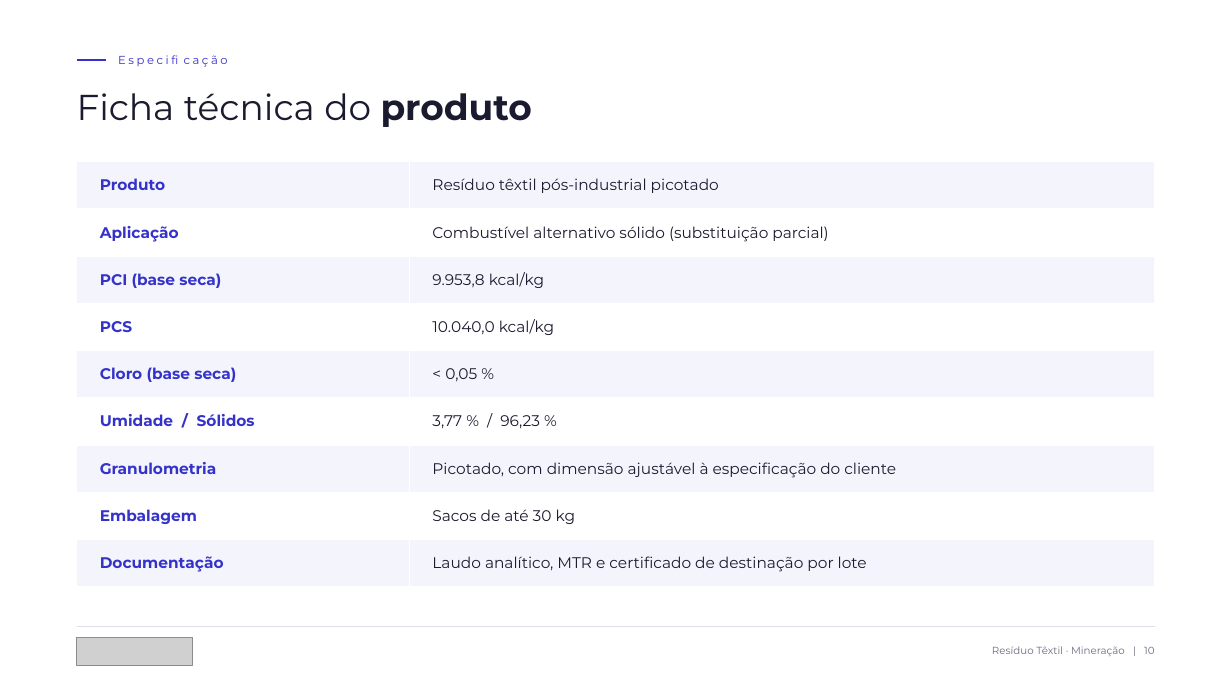
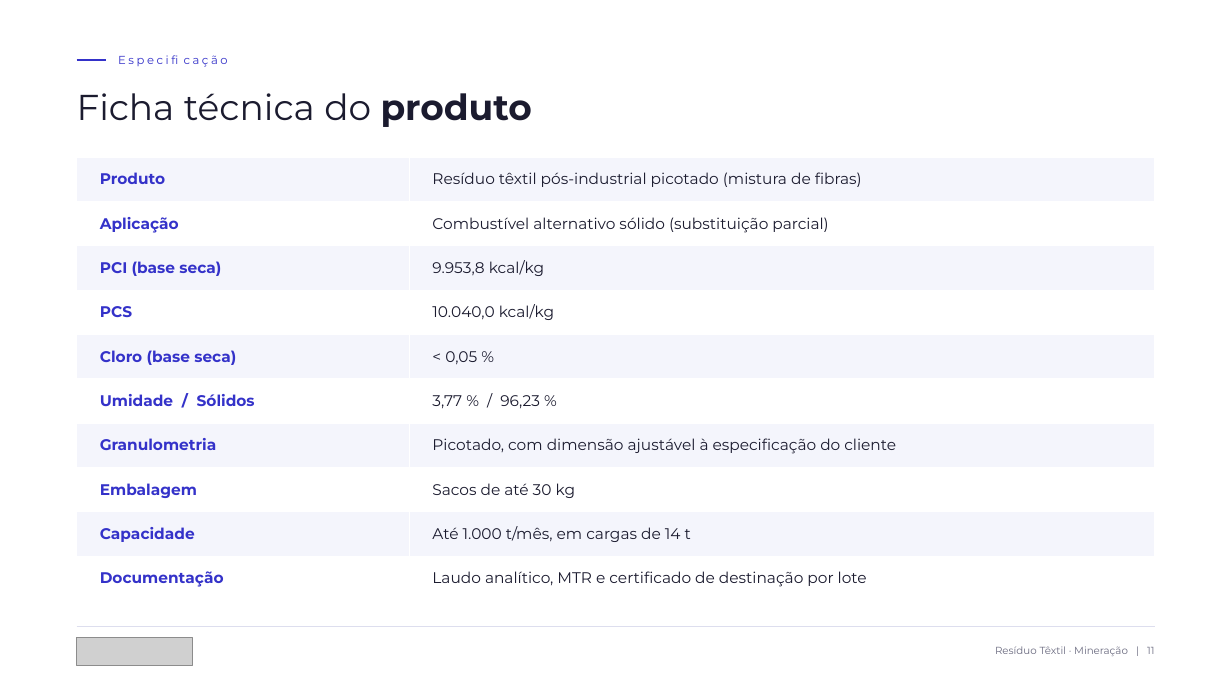
Before and after one commit to rogerio27238899/K, a slide deck: slide 11 of apresentacao-mineradora/Nunes_Lucato_Residuo_Textil_Mineradora.pptx (slide 10 before the commit). Drawn at 1232x693 pixels with LibreOffice and Linux fonts; fonts in the diff are those of the drawing; grey boxes stand for pictures. Boxes give left, top, right and bottom in pixels: in the first picture for what was removed or moved away, otherwise in the second. Text is boxed around its words. In the diff, an @@ line names an element or a change of style, - is before the commit and + after.

Commit message:
Atualiza apresentação: tudo em nome da Nunes, capacidade 1.000 t/mês e análise interna
- Novo slide de capacidade e logística (1.000 t/mês, cargas de 14 t, energia/mês)
- Material descrito como mistura de fibras (explica o PCI alto)
- Pedido de cotação formal em R$/t nos próximos passos
- Metadados do arquivo em nome da Nunes & Lucato
- analise-comercial-interna.md com frete, saldos, preço mínimo e R$/GJ

```diff
--- a/apresentacao-mineradora/Nunes_Lucato_Residuo_Textil_Mineradora.pptx
+++ b/apresentacao-mineradora/Nunes_Lucato_Residuo_Textil_Mineradora.pptx
@@ table at (77,157,1155,601) @@
-row 1, column 2: Resíduo têxtil pós-industrial picotado
+row 1, column 2: Resíduo têxtil pós-industrial picotado (mistura de fibras)
+row 9: Capacidade | Até 1.000 t/mês, em cargas de 14 t
@@ table: place and size @@
-table at (77,162,1155,587)
+table at (77,157,1155,601)
@@ text at (995,646,1154,656): text changed @@
-Resíduo Têxtil · Mineração | 10
+Resíduo Têxtil · Mineração | 11
```
Also in this commit, not shown: 4 other slides changed, 1 slide added, 4 other files.
